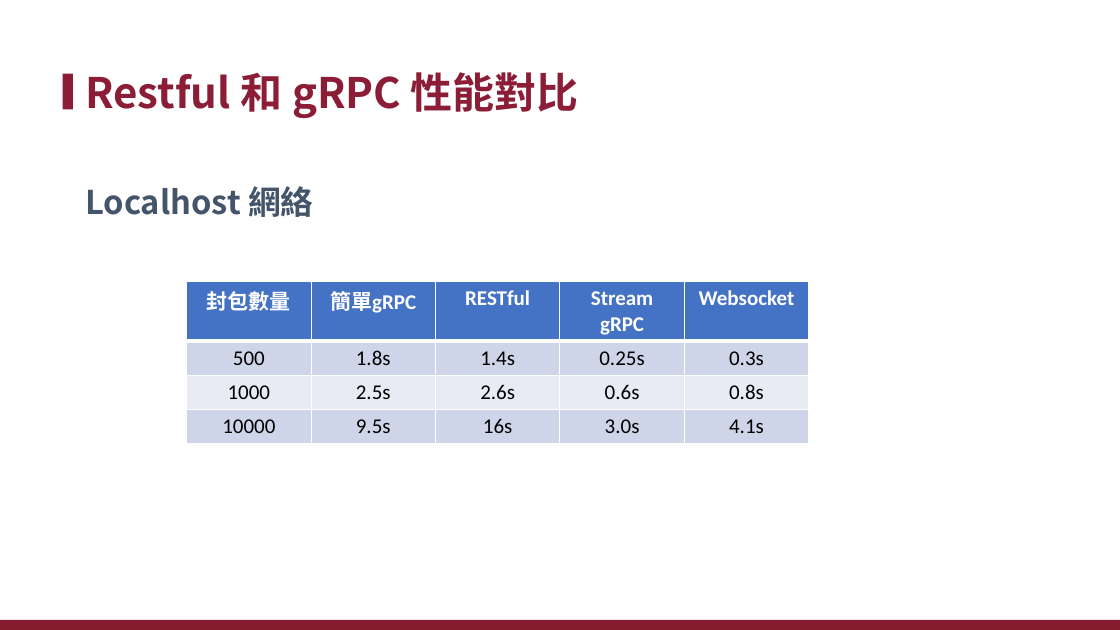
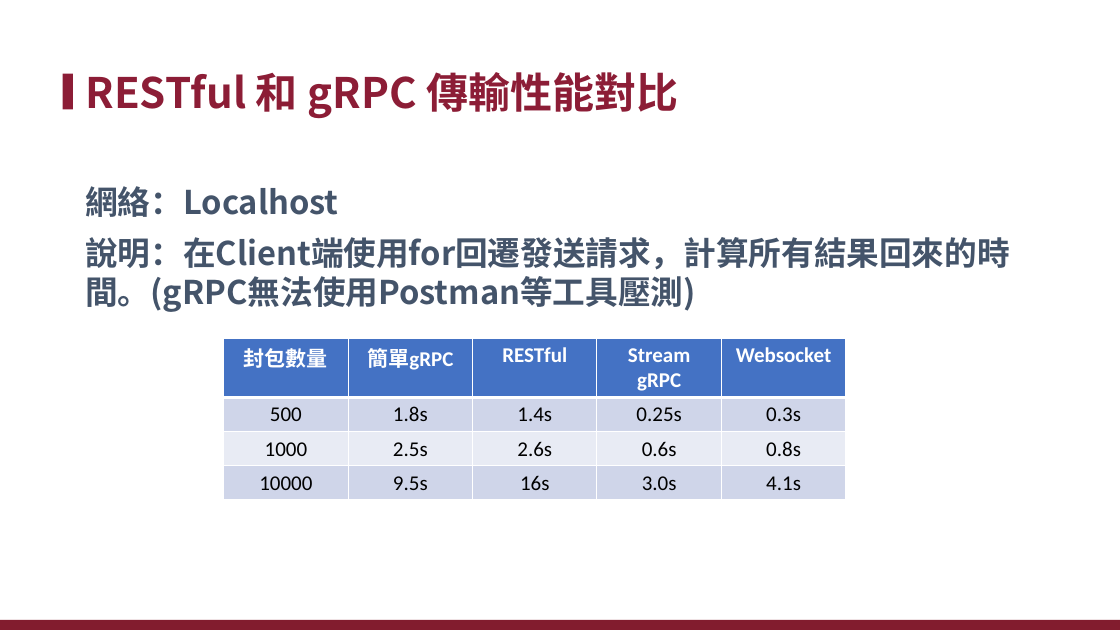
Before and after one commit to xiauchen/5__gRPC, a slide deck: slide 43 of 空白PPT.pptx (slide 35 before the commit). Drawn at 1120x630 pixels with LibreOffice and Linux fonts; fonts in the diff are those of the drawing; background and template pictures are left out. Boxes give left, top, right and bottom in pixels: in the first picture for what was removed or moved away, otherwise in the second. Text is boxed around its words. In the diff, an @@ line names an element or a change of style, - is before the commit and + after.

```diff
--- a/空白PPT.pptx
+++ b/空白PPT.pptx
@@ title at (x1=85, y1=72, x2=678, y2=118): text changed @@
-Restful 和 gRPC 性能對比
+RESTful 和 gRPC 傳輸性能對比
@@ text at (x1=85, y1=186, x2=1009, y2=312): text changed @@
-Localhost 網絡
+網絡：Localhost
+說明：在Client端使用for回遷發送請求，計算所有結果回來的時間。(gRPC無法使用Postman等工具壓測)
@@ table moved from (x1=187, y1=281, x2=808, y2=443) to (x1=223, y1=338, x2=845, y2=499) @@
```
Also in this commit, not shown: 23 other slides changed, 19 slides added, 4 slides removed, 17 other files.
